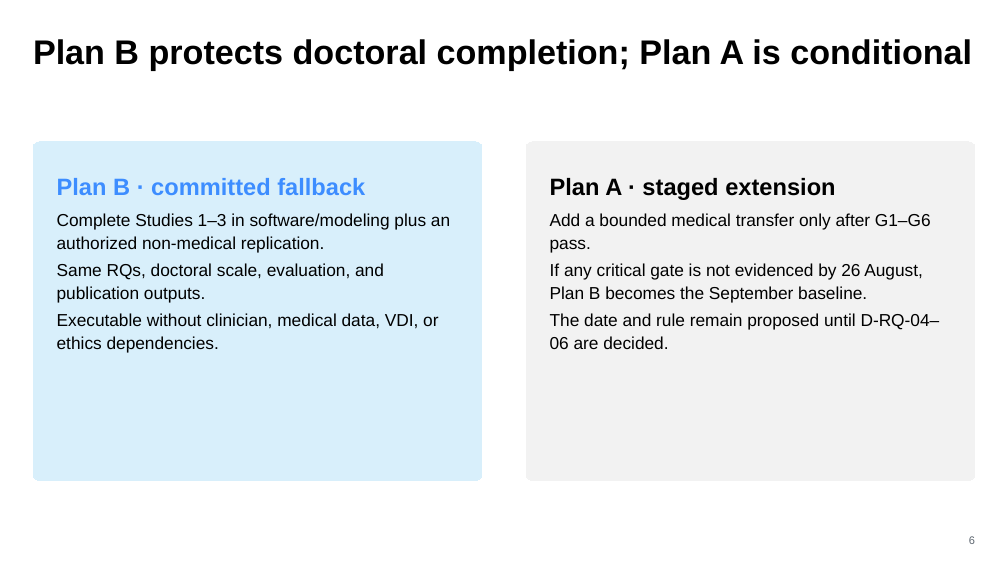
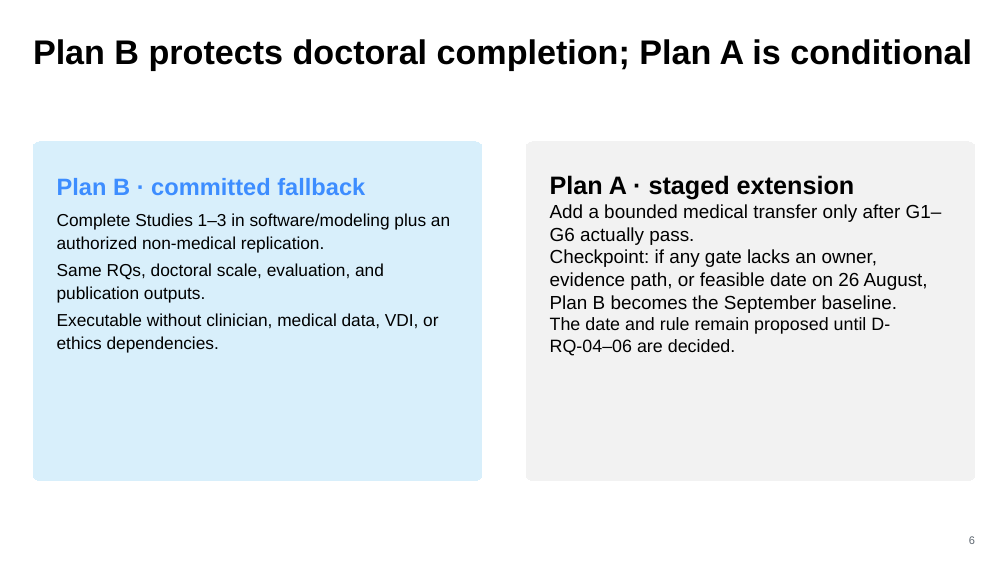
Before and after one commit to AliHamed17/Vego-Ai, a slide deck: slide 6 of presentations/VEGO-AI-Iris-Supervisor-Decisions-2026-08-05.pptx. Drawn at 1008x567 pixels with LibreOffice and Linux fonts; fonts in the diff are those of the drawing. Boxes give left, top, right and bottom in pixels: in the first picture for what was removed or moved away, otherwise in the second. Text is boxed around its words. In the diff, an @@ line names an element or a change of style, - is before the commit and + after.

```diff
--- a/presentations/VEGO-AI-Iris-Supervisor-Decisions-2026-08-05.pptx
+++ b/presentations/VEGO-AI-Iris-Supervisor-Decisions-2026-08-05.pptx
@@ text at box(550, 175, 890, 356): size 22.5 to 24 pt in "Plan A · staged extension"; size 16.5 to 17 pt in "The date and rule remain proposed until ..."; line spacing 1.1 to 1; less space between paragraphs @@
@@ text at box(550, 204, 942, 313): text changed; size 16.5 to 18 pt @@
-Add a bounded medical transfer only after G1–G6 pass.
-If any critical gate is not evidenced by 26 August, Plan B becomes the September baseline.
+Add a bounded medical transfer only after G1–G6 actually pass.
+Checkpoint: if any gate lacks an owner, evidence path, or feasible date on 26 August, Plan B becomes the September baseline.
```
Also in this commit, not shown: 11 other slides changed, 38 other files.
